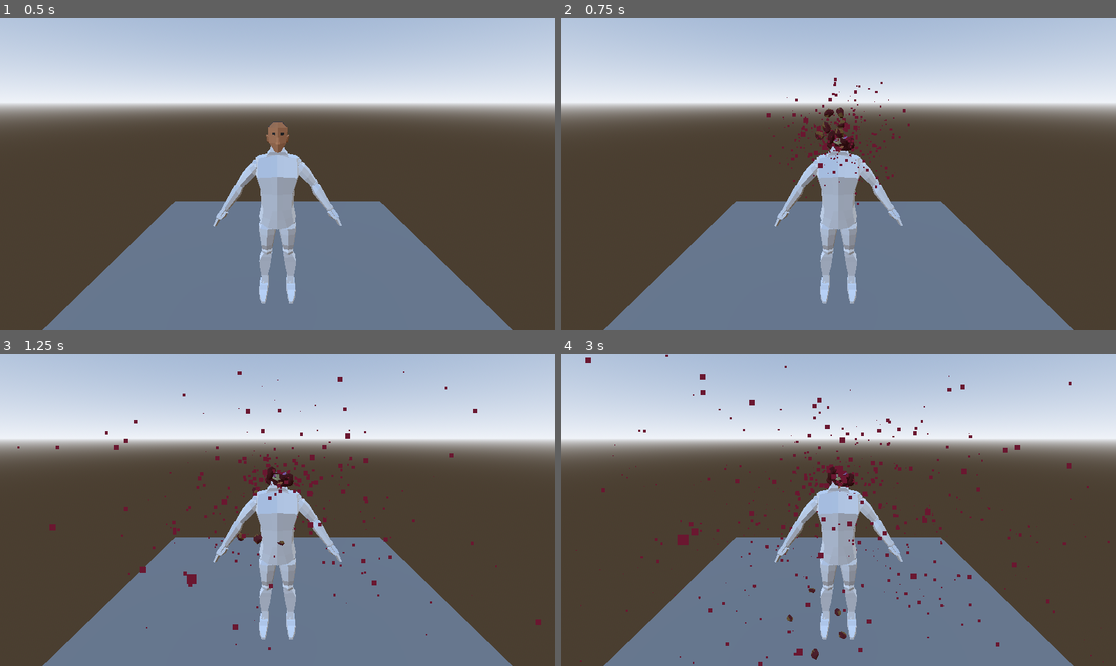
Above: before the commit, frames 1-4 (two rows, left to right).
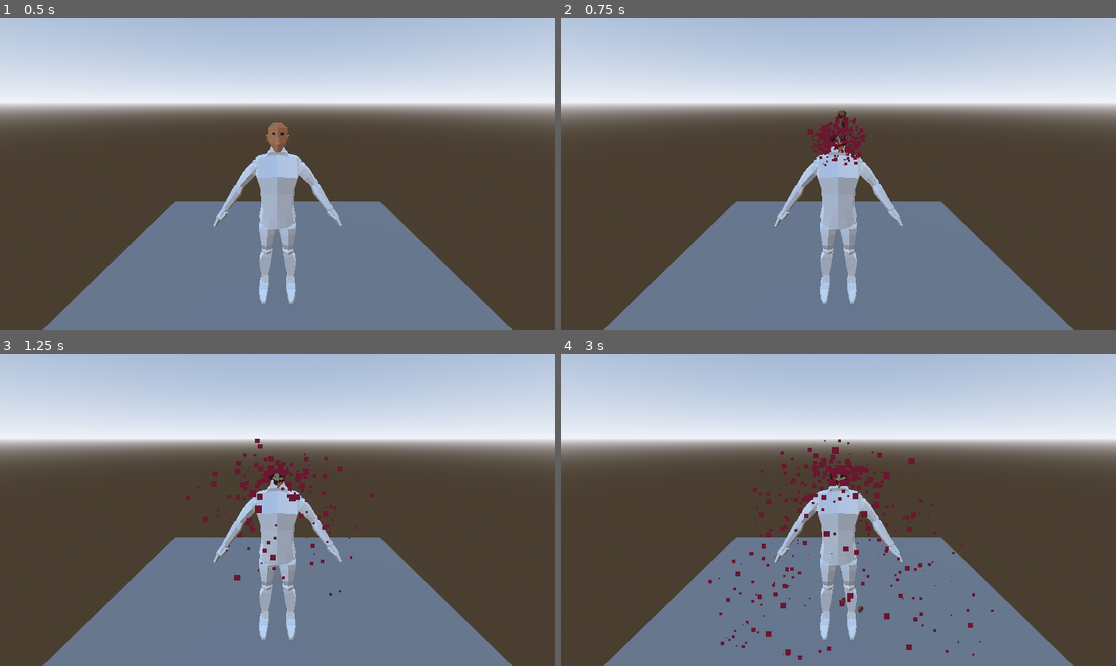
Above: after the commit, the same moments.

Repository: gamecolab-personal-projects/Godot_Dismemberment
Game: Godot game, scene res://scenes/test_world/TestWorld.tscn
Same seed, same stepped clock (60 frames per second), same inputs: the game is played once before the commit and once after it.
Inputs (mouse positions are in pixels of both pictures, inside the frame that each line leads up to):
- Up to frame 1 (0.5 s): no input
- Up to frame 2 (0.75 s): tap Enter (ui_accept) at 0.5 s; move the mouse to (960, 158) at 0.52 s; hold Enter (ui_accept) from 0.53 s (still down); click (960, 158) at 0.67 s
- Up to frame 3 (1.25 s): keep holding Enter (ui_accept)
- Up to frame 4 (3 s): move the mouse to (727, 525) at 1.27 s; release Enter (ui_accept) at 1.28 s; tap Enter (ui_accept) at 1.35, 1.52, 1.82, 2.85 s; click (727, 525) at 1.42 s; move the mouse to (894, 441) at 2.02 s; hold Enter (ui_accept) 2.03-2.78 s; click (894, 441) at 2.17 s; move the mouse to (810, 572) at 2.77 s; click (810, 572) at 2.92 s

Frame 1 is identical in both runs. In frame 2, 1.1% of the frame differs, in the area x 37-63%, y 19-60%; in frame 3, 2.0%; in frame 4, 3.4%, in the area x 2-99%, y 0-100%.

Commit message:
Agregada variedad de gibs

Diff:
--- a/scenes/fullCharacterHeadExplosion/character.gd
+++ b/scenes/fullCharacterHeadExplosion/character.gd
@@ -3,23 +3,25 @@
 @onready var head_intact = $fullBodyHeadGibbed/cabeza_intacta
 @onready var head_gibbed = $fullBodyHeadGibbed/cabeza_gibbed_01
 @onready var blood = $ParticulasSangre
-@onready var blood_explosion = $ParticulasSangreExplosion   # <-- Nuevo sistema de explosión
+@onready var blood_explosion = $ParticulasSangreExplosion
 @onready var head_origin = $fullBodyHeadGibbed/cabeza_intacta/HeadOrigin
 
-@export var gib_scene: PackedScene
+# Nueva lista de gibs: agrega tantas variantes como quieras en el editor
+@export var gib_scenes: Array[PackedScene] = []
+
 @export var gib_count := 6
 
-# Parámetros que puedes tocar
+# Parámetros de impulso
 @export_range(0.1, 20) var gib_force_min := 3.0
 @export_range(0.1, 20) var gib_force_max := 7.0
-@export_range(0, 90) var gib_angle_deg := 60 # ángulo máximo respecto de la vertical (0 = hacia arriba, 90 = horizontal)
+@export_range(0, 90) var gib_angle_deg := 60 # ángulo máximo respecto de la vertical
 
 var exploded := false
 
 func _ready():
 	head_gibbed.visible = false
 	blood.emitting = false
-	blood_explosion.emitting = false   # <-- Inicialmente apagado
+	blood_explosion.emitting = false
 
 func _input(event):
 	if event.is_action_pressed("ui_accept"):
@@ -33,7 +35,7 @@
 	head_intact.visible = false
 	head_gibbed.visible = true
 
-	# Chorro lineal actual
+	# Chorro lineal
 	blood.restart()
 	blood.emitting = true
 
@@ -41,15 +43,20 @@
 	blood_explosion.restart()
 	blood_explosion.emitting = true
 
-	# Spawn de gibs
+	# Spawn gibs
 	spawn_gibs()
 
 func spawn_gibs():
+	if gib_scenes.is_empty():
+		push_error("No hay variantes de gibs en gib_scenes")
+		return
+
 	for i in gib_count:
+		# Elegir una variante aleatoria
+		var gib_scene = gib_scenes[randi() % gib_scenes.size()]
 		var gib = gib_scene.instantiate()
 		get_tree().current_scene.add_child(gib)
 
-		# Asegurarse de que sea RigidBody3D
 		var rb := gib as RigidBody3D
 
 		# Posición inicial cerca de la cabeza
@@ -79,3 +86,10 @@
 			randf_range(-10, 10),
 			randf_range(-10, 10)
 		)
+
+		# Escala aleatoria
+		rb.scale = Vector3(
+			randf_range(0.8, 1.2),
+			randf_range(0.8, 1.2),
+			randf_range(0.8, 1.2)
+		)
--- a/scenes/fullCharacterHeadExplosion/character.tscn
+++ b/scenes/fullCharacterHeadExplosion/character.tscn
@@ -1,13 +1,14 @@
-[gd_scene load_steps=8 format=3 uid="uid://ciivs4ehmc11w"]
+[gd_scene load_steps=9 format=3 uid="uid://ciivs4ehmc11w"]
 
 [ext_resource type="Script" uid="uid://c4ipr0pxa1sa2" path="res://scenes/fullCharacterHeadExplosion/character.gd" id="1_6cnqi"]
-[ext_resource type="PackedScene" uid="uid://34atkq3oh42r" path="res://scenes/fullCharacterHeadExplosion/gib03.tscn" id="2_22ew4"]
+[ext_resource type="PackedScene" uid="uid://pjul1f3p35uh" path="res://scenes/fullCharacterHeadExplosion/gib01.tscn" id="2_22ew4"]
 [ext_resource type="PackedScene" uid="uid://bpn73nai3mgvk" path="res://models/fullBodyHeadGibbed/fullBodyHeadGibbed.glb" id="2_k8juq"]
 [ext_resource type="PackedScene" uid="uid://drjvdhvu7vnay" path="res://scenes/particulas_sangre.tscn" id="3_k8juq"]
+[ext_resource type="PackedScene" uid="uid://34atkq3oh42r" path="res://scenes/fullCharacterHeadExplosion/gib03.tscn" id="3_ys52b"]
 
 [sub_resource type="Curve" id="Curve_x2wk7"]
 _limits = [0.0, 5.0, 0.0, 1.0]
-_data = [Vector2(0, 3.5694637), 0.0, 0.0, 0, 0, Vector2(0.4425676, 2.3177445), 0.0, 0.0, 0, 0, Vector2(1, 0), 0.0, 0.0, 0, 0]
+_data = [Vector2(0, 5), 0.0, 0.0, 0, 0, Vector2(0.3074324, 3.8499343), 0.0, 0.0, 0, 0, Vector2(1, 0), 0.0, 0.0, 0, 0]
 point_count = 3
 
 [sub_resource type="CurveTexture" id="CurveTexture_p4cm6"]
@@ -20,13 +21,14 @@
 direction = Vector3(0, 1, 0)
 spread = 180.0
 initial_velocity_min = 1.0
-initial_velocity_max = 5.0
+initial_velocity_max = 2.0
 scale_min = 0.0
 scale_curve = SubResource("CurveTexture_p4cm6")
 
 [node name="Character" type="CharacterBody3D"]
 script = ExtResource("1_6cnqi")
-gib_scene = ExtResource("2_22ew4")
+gib_scenes = Array[PackedScene]([ExtResource("2_22ew4"), ExtResource("3_ys52b")])
+gib_count = 2
 
 [node name="fullBodyHeadGibbed" parent="." instance=ExtResource("2_k8juq")]
 
@@ -35,8 +37,8 @@
 
 [node name="ParticulasSangre" parent="." instance=ExtResource("3_k8juq")]
 transform = Transform3D(1, 0, 0, 0, 1, 0, 0, 0, 1, 0, 2.635871, 0)
-amount = 2000
-lifetime = 4.0
+amount = 1000
+lifetime = 3.0
 process_material = SubResource("ParticleProcessMaterial_k8juq")
 
 [node name="ParticulasSangreExplosion" parent="." instance=ExtResource("3_k8juq")]
--- a/scenes/fullCharacterHeadExplosion/gib01.tscn
+++ b/scenes/fullCharacterHeadExplosion/gib01.tscn
@@ -1,8 +1,21 @@
-[gd_scene load_steps=2 format=3 uid="uid://pjul1f3p35uh"]
+[gd_scene load_steps=4 format=3 uid="uid://pjul1f3p35uh"]
 
+[ext_resource type="Script" uid="uid://cfvf71nq2ob4p" path="res://scenes/fullCharacterHeadExplosion/gib.gd" id="1_3dy8u"]
 [ext_resource type="PackedScene" uid="uid://13tiiihf3ewl" path="res://models/fullBodyHeadGibbed/gib01.glb" id="1_81tjv"]
 
-[node name="Gib" type="Node3D"]
-transform = Transform3D(0.08, 0, 0, 0, 0.08, 0, 0, 0, 0.08, 0, 0, 0)
+[sub_resource type="SphereShape3D" id="SphereShape3D_ghrt3"]
+radius = 0.201
+
+[node name="Gib" type="RigidBody3D"]
+mass = 0.2
+gravity_scale = 2.0
+linear_damp = 1.0
+angular_damp = 1.0
+script = ExtResource("1_3dy8u")
+
+[node name="CollisionShape3D" type="CollisionShape3D" parent="."]
+transform = Transform3D(1, 0, 0, 0, 1, 0, 0, 0, 1, 0.014825389, -0.0083902925, 0)
+shape = SubResource("SphereShape3D_ghrt3")
 
 [node name="gib012" parent="." instance=ExtResource("1_81tjv")]
+transform = Transform3D(0.24, 0, 0, 0, 0.24, 0, 0, 0, 0.24, 0, 0, 0)
--- a/scenes/fullCharacterHeadExplosion/gib02.tscn
+++ /dev/null
@@ -1,7 +0,0 @@
-[gd_scene load_steps=2 format=3 uid="uid://yfch1uluh0sk"]
-
-[ext_resource type="PackedScene" uid="uid://bca1ovqjik7v3" path="res://models/fullBodyHeadGibbed/gib02.glb" id="1_puxga"]
-
-[node name="Gib" type="Node3D"]
-
-[node name="gib022" parent="." instance=ExtResource("1_puxga")]
Binary file changed: models/fullBodyHeadGibbed/fullBodyHeadGibbed.glb
Not shown, changed: models/fullBodyHeadGibbed/fullBodyHeadGibbed.blend
Not shown, changed: models/fullBodyHeadGibbed/fullBodyHeadGibbed.blend1
